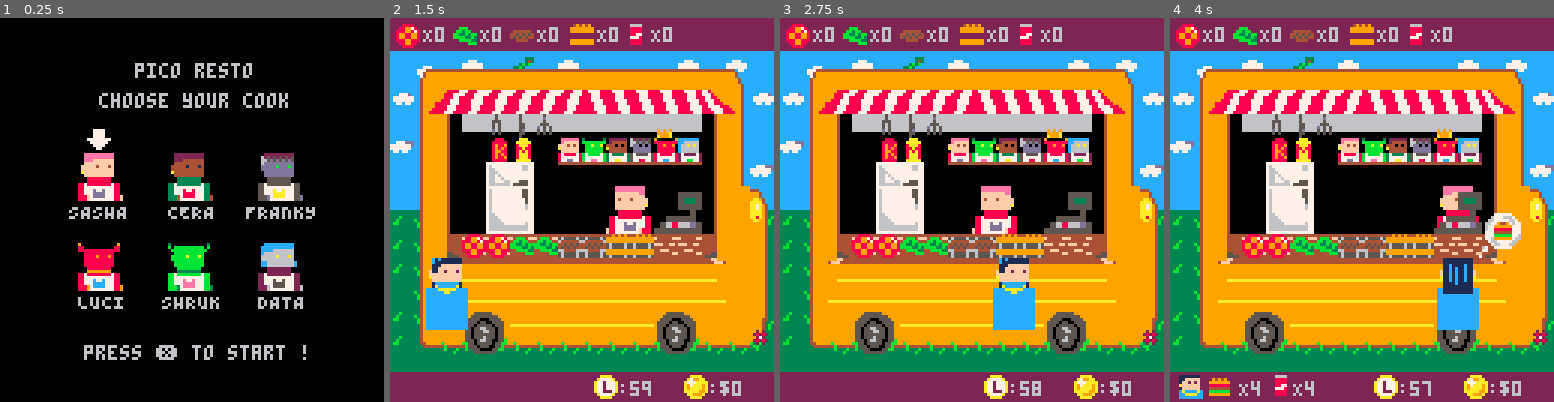
Above: before the commit, frames 1-4 (left to right).
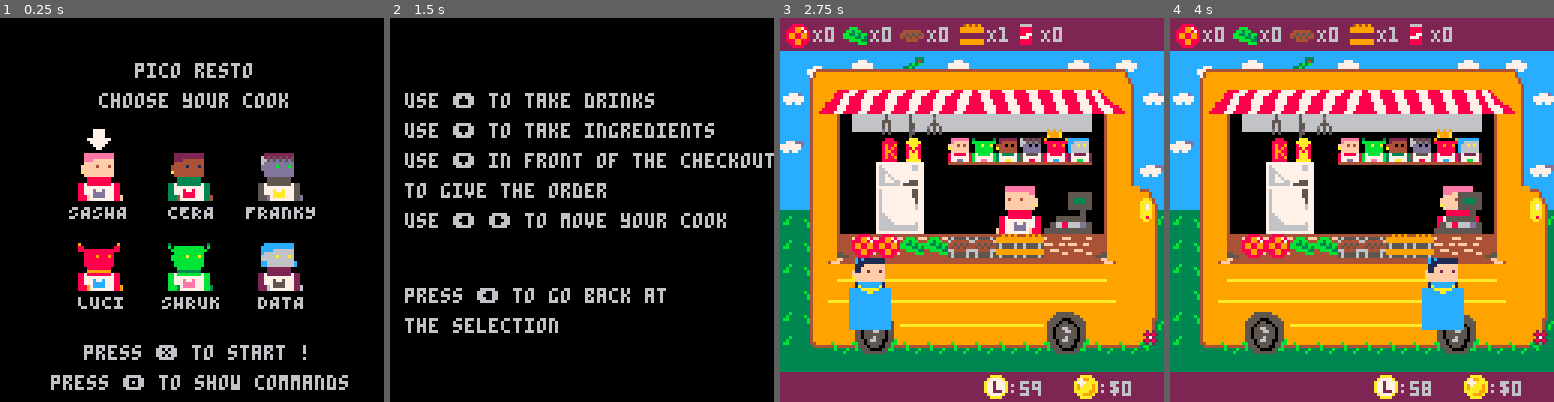
Above: after the commit, the same moments.

Repository: Agrumee/projet-collectif---pico-8-pico-resto
Game: PICO-8 cartridge PicoRestoV1.p8
The game is run twice, just before and just after one commit, with the same random seed, the same clock (stepped at 60 frames per second) and the same inputs.
Inputs:
- Up to frame 1 (0.25 s): no input
- Up to frame 2 (1.5 s): tap O (Z key) at 0.33, 0.7, 1.43 s; tap X (X key) at 1.07 s
- Up to frame 3 (2.75 s): hold Left 1.97-2.37 s; tap X (X key) at 2.07, 2.4, 2.73 s; tap O (Z key) at 2.22 s; hold Down from 2.42 s (still down)
- Up to frame 4 (4 s): release Down at 2.82 s; hold Right 2.87-3.53 s; tap X (X key) at 3.07, 3.4, 3.73 s; tap O (Z key) at 3.1, 3.98 s; hold Up from 3.58 s (still down)

The runs differ from the first frame. In frame 1, 1.3% of the frame differs, in the area x 13-91%, y 92-97%; in frame 2, 90%, in the area x 0-100%, y 0-100%; in frame 3, 5.5%; in frame 4, 3.6%.

Commit message:
version à partager sur le site pico.8

Diff:
--- a/PicoRestoV1.p8
+++ b/PicoRestoV1.p8
@@ -1,6 +1,10 @@
 pico-8 cartridge // http://www.pico-8.com
 version 38
 __lua__
+-- pico resto by
+--r.boireau,c.riviere
+--q.kerzerho,game_picook,
+
 --global
 
 function _init()
@@ -28,19 +32,21 @@
    if scene == "start"
    then update_start()
    move_curseur()
+   elseif scene == "regles"
+   then update_regles()
  	 elseif scene == "game"
    then update_game()
    elseif scene == "timesup"
    then update_timesup()
    score_increment()
-
-
 end
 end
 
 function _draw()
     if scene == "start"
     then draw_start()
+    elseif scene == "regles"
+    then draw_regles()
     elseif scene == "game"
     then draw_game()
     elseif scene == "timesup"
@@ -496,6 +503,7 @@
 	print("DATA",86,92)
 
 	print("press ❎ to start !",28,109)
+ print("press 🅾️ to show commands",17, 119)
 end
 
 
@@ -594,6 +602,10 @@
  scene = "game"
  end
 
+ if btnp(🅾️)
+ then
+ scene = "regles"
+ end
 end
 --sert a lancer le jeu
 function update_game()
@@ -660,6 +672,28 @@
 	then curseur.y -=30
 	end
 end
+-->8
+--regles du jeu
+
+--function update_regles
+
+function draw_regles()
+cls()
+print("use ⬆️ to take drinks", 5,25)
+print("use ⬇️ to take ingredients", 5, 35)
+print("use ⬇️ in front of the checkout", 5, 45)
+print("to give the order", 5, 55)
+print("use ⬅️ ➡️ to move your cook",5, 65)
+print("press ⬅️ to go back at", 5,90)
+print("the selection", 5, 100)
+end
+
+function update_regles()
+if btnp(⬅️)
+then scene = "start"
+end
+end
+
 __gfx__
 77777777777777777777777777777777000000000000000000000000000000000000000007000000000000000000000000000000000000000000000000000000
 76777777777766777677777777776677000007777770000000000000000000000000000007000000000000000000000000777700000000000000000000000000
